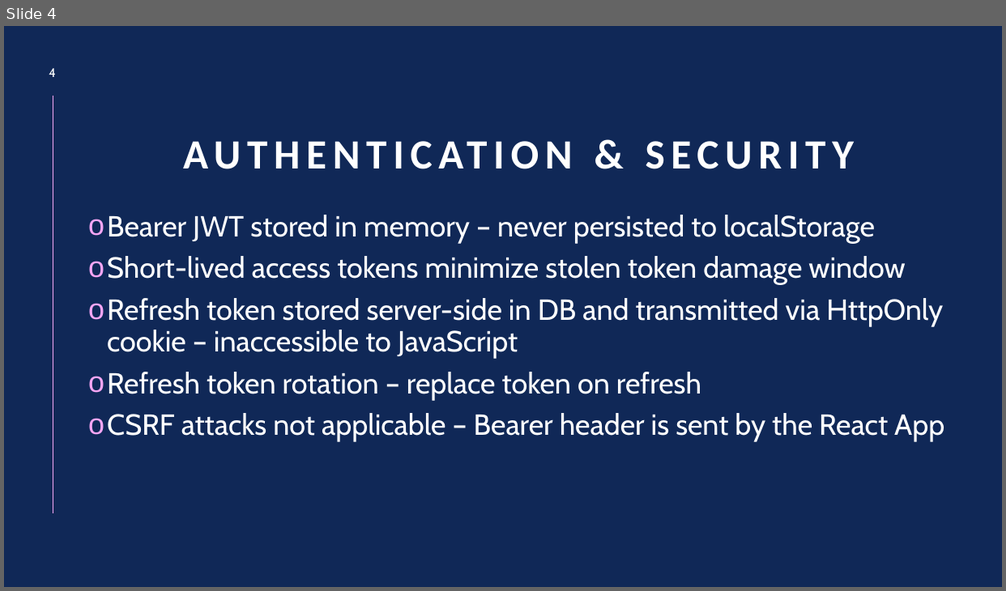
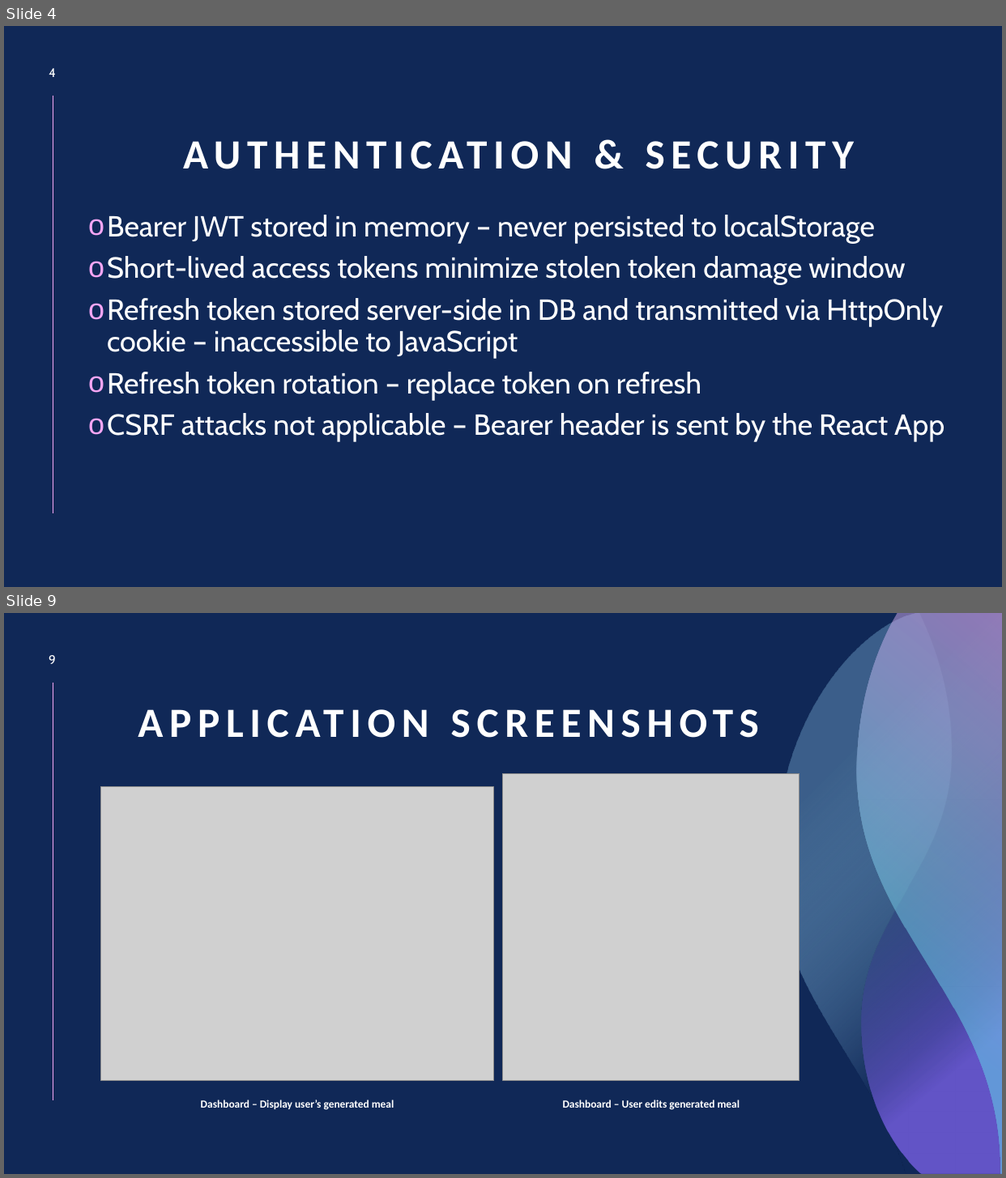
Before and after one commit to TaviEz/FitTrackWithMLP, a slide deck: Documentation/Prezentare Disertatie.pptx. Shown one above the other, each under a label of ours: slide 4 before the commit, slides 4 and 9 after it; the slides between them are not shown. The pictures are 1006x591 and 1006x1178 pixels, drawn with LibreOffice and Linux fonts; fonts in the diff are those of the drawing; grey boxes stand for pictures. Boxes give left, top, right and bottom in pixels: in the first picture for what was removed or moved away, otherwise in the second. Text is boxed around its words. In the diff, an @@ line names an element or a change of style, - is before the commit and + after.

```diff
--- a/Documentation/Prezentare Disertatie.pptx
+++ b/Documentation/Prezentare Disertatie.pptx
@@ slide 9 added at [4, 613, 1002, 1174], background #102857; not listed: 1 template element that a slide beside it also shows @@
@@ freeform shape added at [776, 613, 1002, 1174], fill gradient #102857 to #92CDF0 @@
@@ freeform shape added at [857, 613, 1002, 1174], fill gradient #64DFED to #F6A6F4 @@
@@ freeform shape added at [863, 613, 1002, 1174], fill gradient #102857 to #765FE1 @@
@@ page number added at [49, 655, 56, 664], 12 pt, text #FFFFFF @@
+9
@@ title added at [130, 662, 858, 750], 40 pt, text #FFFFFF, bold @@
+APPLICATION SCREENSHOTS
@@ picture added at [503, 773, 799, 1081] @@
@@ picture added at [100, 786, 493, 1081] @@
@@ text added at [201, 1100, 394, 1110], 10.5 pt, text #FFFFFF, bold @@
+Dashboard – Display user’s generated meal
@@ text added at [563, 1100, 739, 1110], 10.5 pt, text #FFFFFF, bold @@
+Dashboard – User edits generated meal
```
Also in this commit, not shown: 4 slides changed, 4 other slides added, 3 slides removed.
